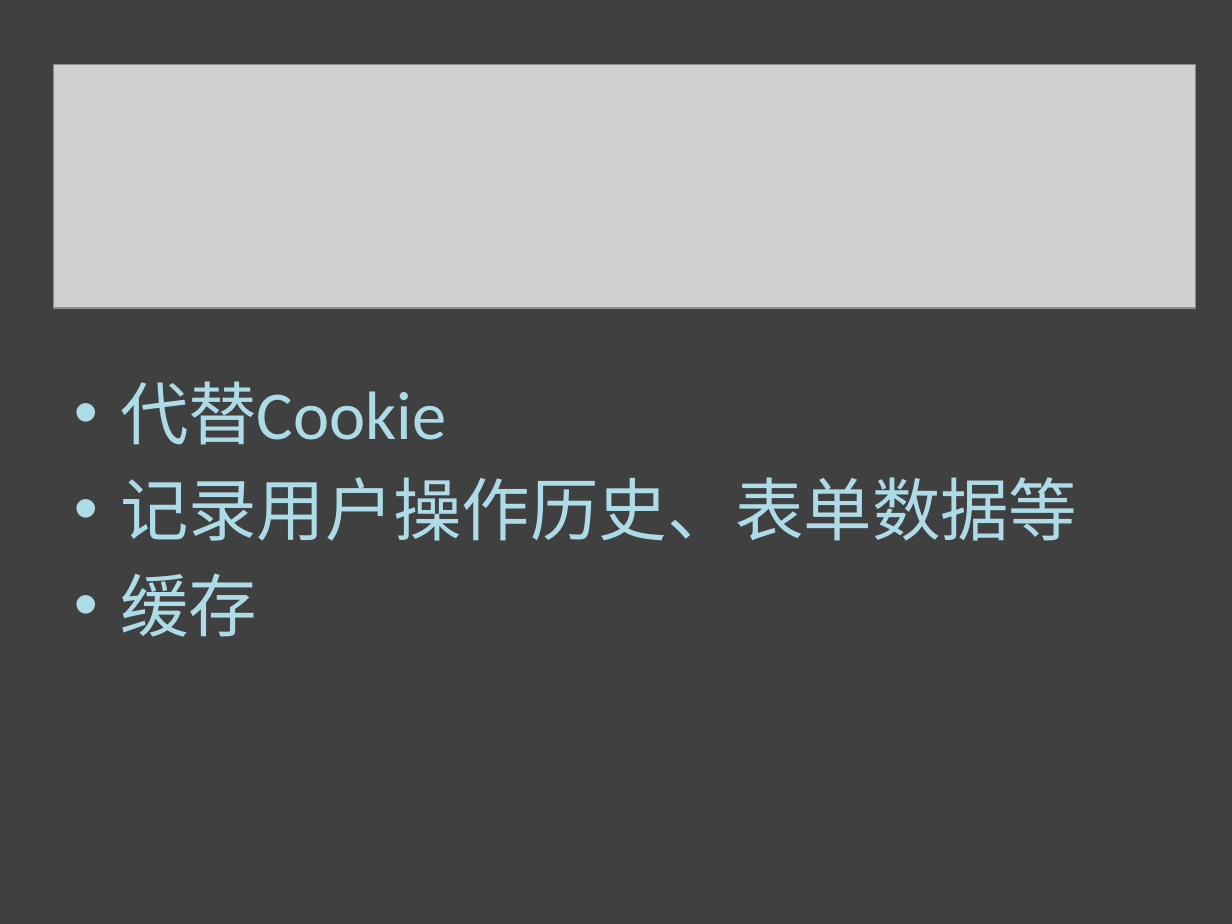
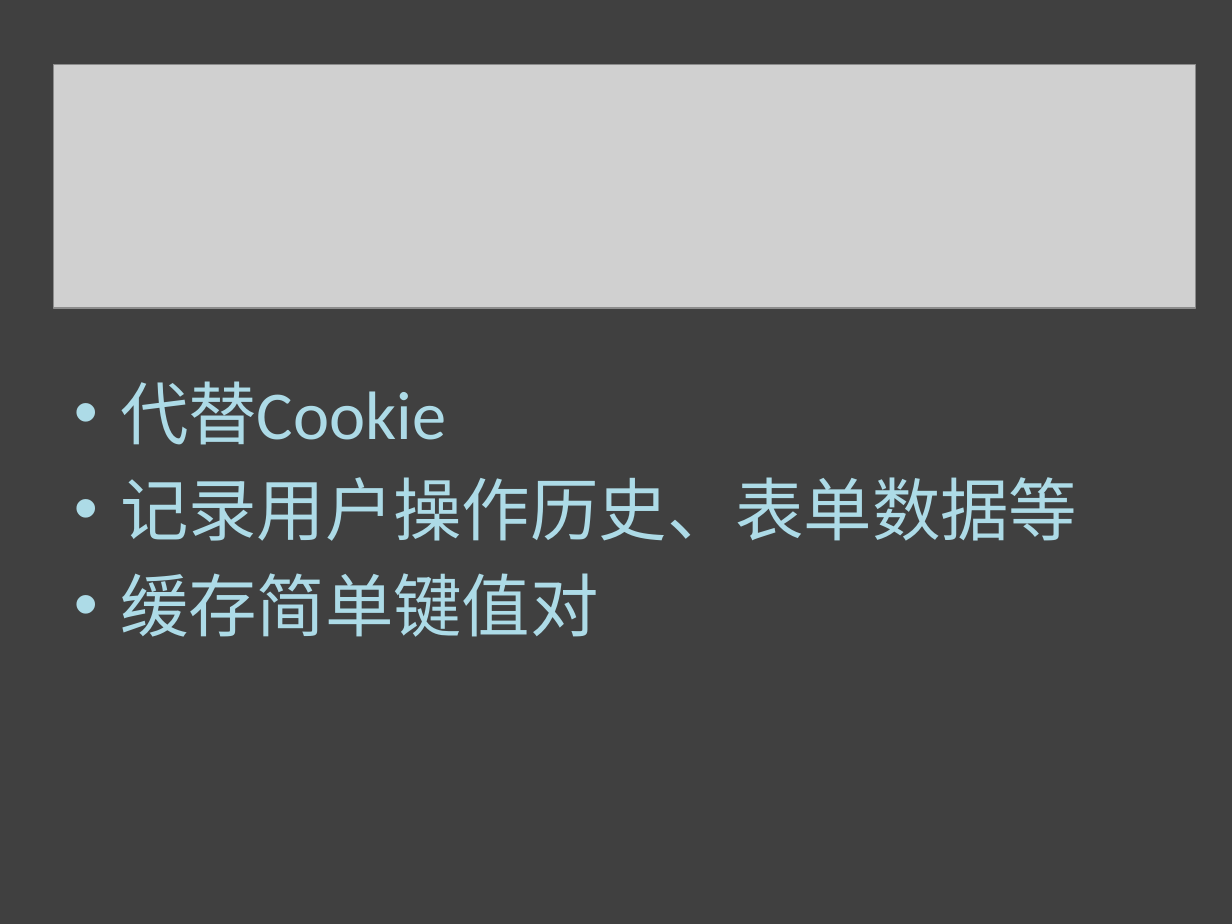
Before and after one commit to simplemx/playground, a slide deck: slide 23 of ppt/frontend.pptx (slide 21 before the commit). Drawn at 1232x924 pixels with LibreOffice and Linux fonts; fonts in the diff are those of the drawing; grey boxes stand for pictures. Boxes give left, top, right and bottom in pixels: in the first picture for what was removed or moved away, otherwise in the second. Text is boxed around its words. In the diff, an @@ line names an element or a change of style, - is before the commit and + after.

```diff
--- a/ppt/frontend.pptx
+++ b/ppt/frontend.pptx
@@ text at (x1=120, y1=573, x2=599, y2=637): text changed @@
-• 缓存
+• 缓存简单键值对
```
Also in this commit, not shown: 12 other slides changed, 49 slides added, 2 slides removed.
